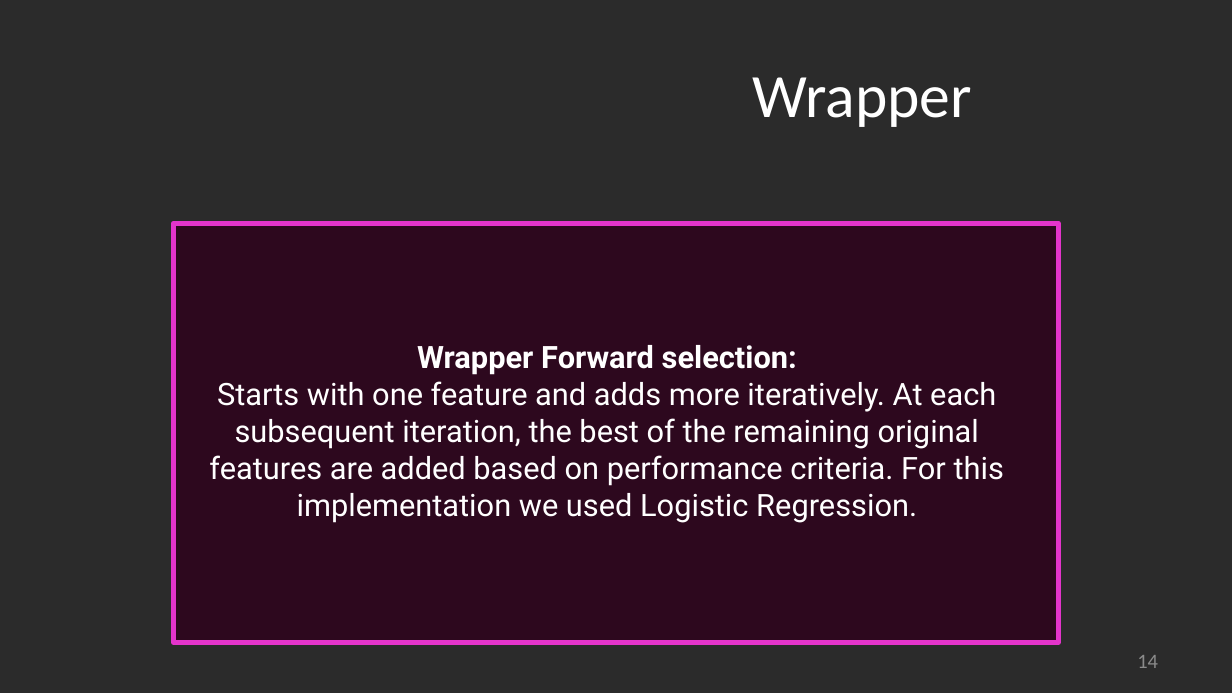
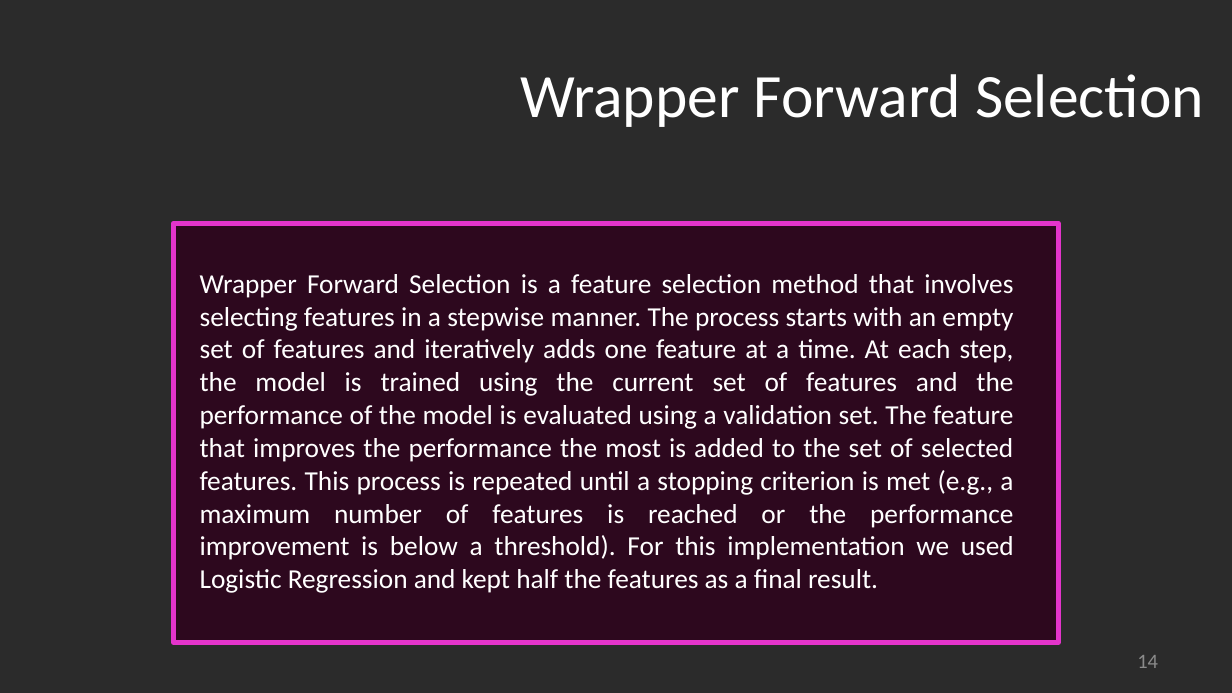
Before and after one commit to alecfilios/Binary-Classification-Breast-Cancer-Prediction, a slide deck: slide 14 of MachineLearningProjectPowerpoint.pptx. Drawn at 1232x693 pixels with LibreOffice and Linux fonts; fonts in the diff are those of the drawing; background and template pictures are left out; a plain dark background stands for a picture behind light text. Boxes give left, top, right and bottom in pixels: in the first picture for what was removed or moved away, otherwise in the second. Text is boxed around its words. In the diff, an @@ line names an element or a change of style, - is before the commit and + after.

```diff
--- a/MachineLearningProjectPowerpoint.pptx
+++ b/MachineLearningProjectPowerpoint.pptx
@@ text at <box>520,74,1204,127</box>: text changed @@
-Wrapper
+Wrapper Forward Selection
@@ text at <box>200,274,1014,593</box>: text changed; size 18 to 16 pt; font Roboto to Calibri @@
-Wrapper Forward selection:
-Starts with one feature and adds more iteratively. At each subsequent iteration, the best of the remaining original features are added based on performance criteria. For this implementation we used Logistic Regression.
+Wrapper Forward Selection is a feature selection method that involves selecting features in a stepwise manner. The process starts with an empty set of features and iteratively adds one feature at a time. At each step, the model is trained using the current set of features and the performance of the model is evaluated using a validation set. The feature that improves the performance the most is added to the set of selected features. This process is repeated until a stopping criterion is met (e.g., a maximum number of features is reached or the performance improvement is below a threshold). For this implementation we used Logistic Regression and kept half the features as a final result.
```
Also in this commit, not shown: 1 other slide changed, 2 slides added, 1 slide removed, 2 other files.
